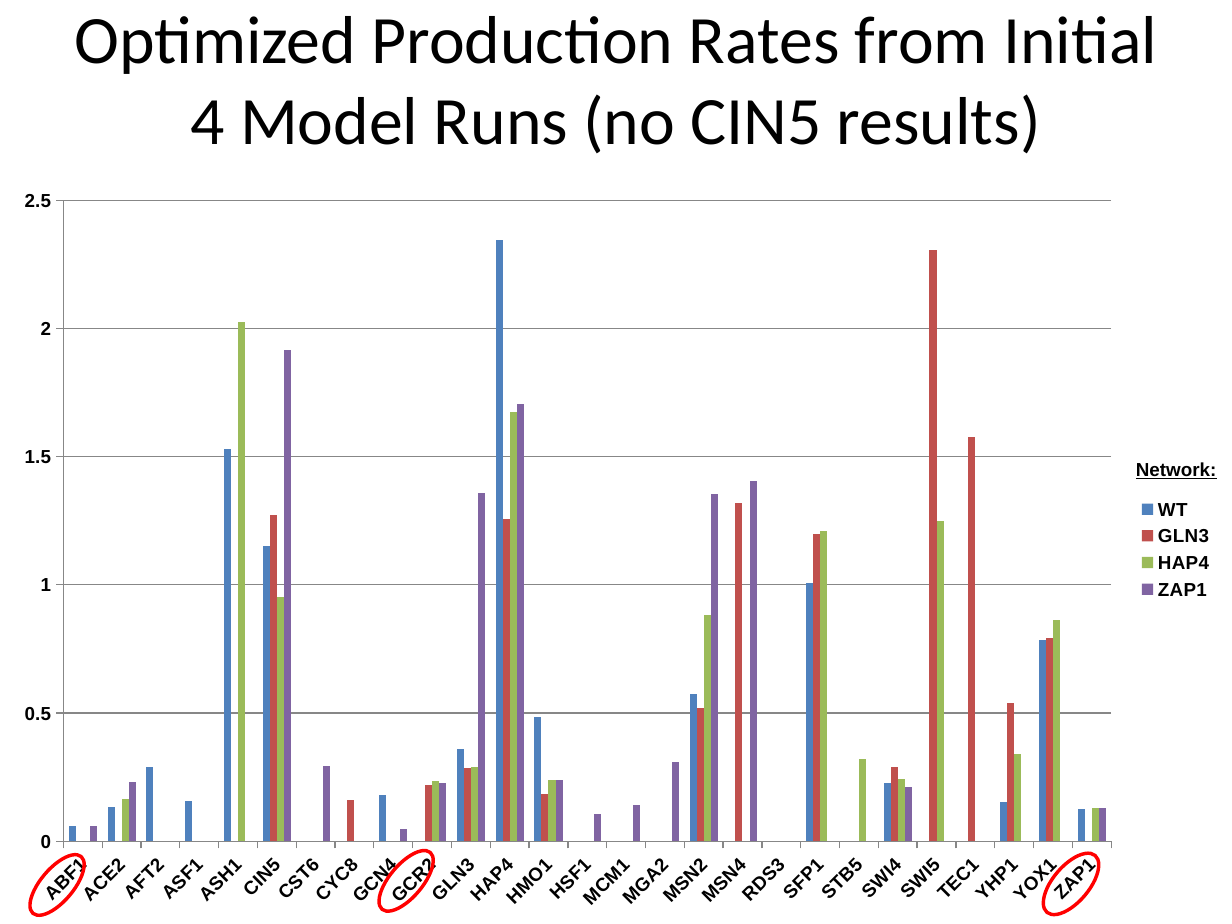
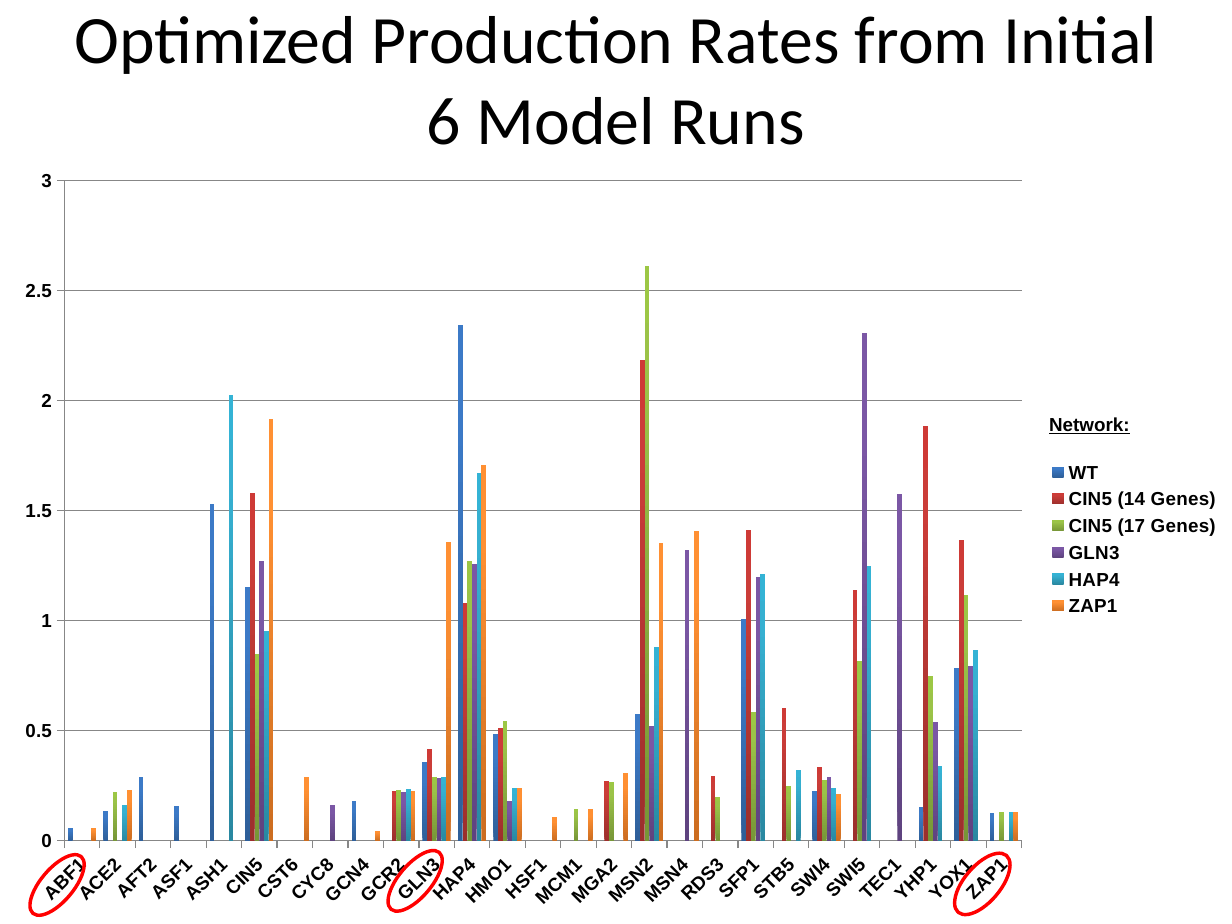
Before and after one commit to kdahlquist/DahlquistLab, a slide deck: slide 2 of documents/Five-Networks_Bar-Chart-Analysis_BK20161116.pptx. Drawn at 1232x924 pixels with LibreOffice and Linux fonts; fonts in the diff are those of the drawing. Boxes give left, top, right and bottom in pixels: in the first picture for what was removed or moved away, otherwise in the second. Text is boxed around its words. In the diff, an @@ line names an element or a change of style, - is before the commit and + after.

```diff
--- a/documents/Five-Networks_Bar-Chart-Analysis_BK20161116.pptx
+++ b/documents/Five-Networks_Bar-Chart-Analysis_BK20161116.pptx
@@ title at [74,16,1157,145]: text changed @@
-Optimized Production Rates from Initial 4 Model Runs (no CIN5 results)
+Optimized Production Rates from Initial 6 Model Runs
@@ column chart at [1,154,1232,924] @@
-GLN3: -, -, -, -, -, 1.27, -, 0.16, -, 0.22, 0.28, 1.26, 0.18, -, -, -, 0.52, 1.32, -, 1.2, -, 0.29, 2.31, 1.58, 0.54, 0.79, -
+CIN5 (14 Genes): -, -, -, -, -, 1.58, -, -, -, 0.23, 0.42, 1.08, 0.51, -, -, 0.27, 2.18, -, 0.3, 1.41, 0.6, 0.34, 1.14, -, 1.88, 1.37, -
-HAP4: -, 0.16, -, -, 2.03, 0.95, -, -, -, 0.24, 0.29, 1.67, 0.24, -, -, -, 0.88, -, -, 1.21, 0.32, 0.24, 1.25, -, 0.34, 0.86, 0.13
+CIN5 (17 Genes): -, 0.22, -, -, -, 0.85, -, -, -, 0.23, 0.29, 1.27, 0.55, -, 0.14, 0.27, 2.61, -, 0.2, 0.59, 0.25, 0.28, 0.82, -, 0.75, 1.11, 0.13
-ZAP1: 0.06, 0.23, -, -, -, 1.92, 0.29, -, 0.05, 0.23, 1.36, 1.7, 0.24, 0.11, 0.14, 0.31, 1.35, 1.41, -, -, -, 0.21, -, -, -, -, 0.13
+GLN3: -, -, -, -, -, 1.27, -, 0.16, -, 0.22, 0.28, 1.26, 0.18, -, -, -, 0.52, 1.32, -, 1.2, -, 0.29, 2.31, 1.58, 0.54, 0.79, -
+HAP4: -, 0.16, -, -, 2.03, 0.95, -, -, -, 0.24, 0.29, 1.67, 0.24, -, -, -, 0.88, -, -, 1.21, 0.32, 0.24, 1.25, -, 0.34, 0.86, 0.13
+ZAP1: 0.06, 0.23, -, -, -, 1.92, 0.29, -, 0.05, 0.23, 1.36, 1.7, 0.24, 0.11, 0.14, 0.31, 1.35, 1.41, -, -, -, 0.21, -, -, -, -, 0.13
@@ column chart: place and size @@
-column chart at [0,175,1226,924]
+column chart at [1,154,1232,924]
@@ text "Network:": place and size @@
-text "Network:" at [1136,462,1217,479]
+text "Network:" at [1049,417,1130,434]
@@ ellipse: place and size @@
-ellipse at [369,842,443,920]
+ellipse at [379,842,452,920]
@@ ellipse: place and size @@
-ellipse at [1034,844,1109,923]
+ellipse at [945,844,1020,923]
```
Also in this commit, not shown: 1 other slide changed, 2 slides added.
